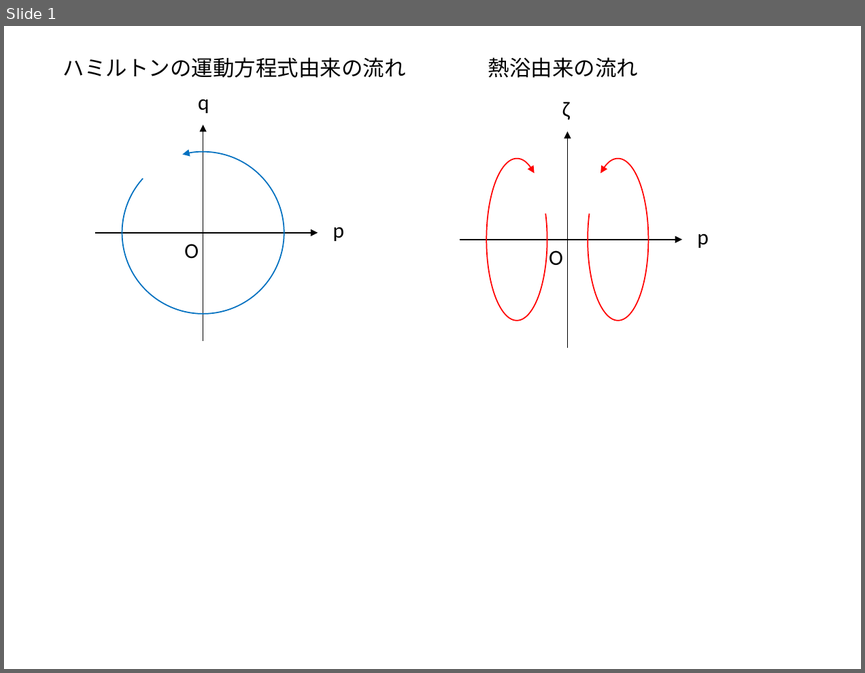
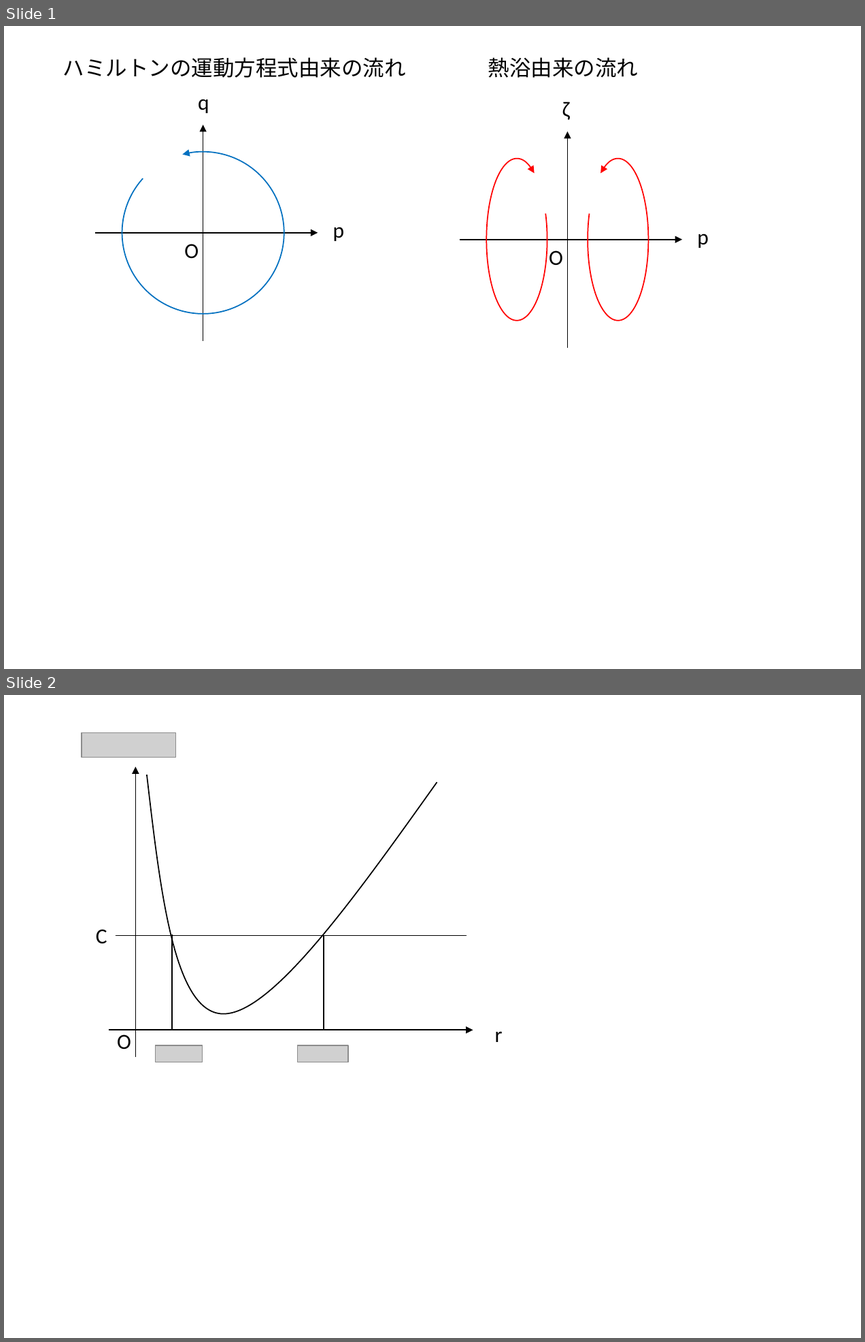
Before and after one commit to kaityo256/md2019, a slide deck: ergodic/fig.pptx. Shown one above the other, each under a label of ours: slide 1 before the commit, slides 1 and 2 after it. The pictures are 865x673 and 865x1342 pixels, drawn with LibreOffice and Linux fonts; fonts in the diff are those of the drawing; grey boxes stand for pictures. Boxes give left, top, right and bottom in pixels: in the first picture for what was removed or moved away, otherwise in the second. Text is boxed around its words. In the diff, an @@ line names an element or a change of style, - is before the commit and + after.

```diff
--- a/ergodic/fig.pptx
+++ b/ergodic/fig.pptx
@@ slide 2 added at (4, 695, 861, 1338), background #FFFFFF @@
@@ picture added at (82, 732, 176, 757) @@
@@ arrow added from (136, 1057) to (136, 767), #000000 1 pt @@
@@ freeform shape added at (147, 775, 438, 1014), outline #000000 1 pt @@
@@ text added at (96, 929, 107, 944), 18 pt, text #000000 @@
+C
@@ line added from (116, 936) to (466, 936), #000000 1 pt @@
@@ line added from (172, 935) to (172, 1029), #000000 1 pt @@
@@ line added from (324, 936) to (324, 1030), #000000 1 pt @@
@@ arrow added from (109, 1030) to (473, 1030), #000000 1 pt @@
@@ text added at (117, 1034, 131, 1049), 18 pt, text #000000 @@
+O
@@ text added at (495, 1031, 502, 1042), 18 pt, text #000000 @@
+r
@@ picture added at (155, 1045, 202, 1062) @@
@@ picture added at (297, 1045, 347, 1062) @@
```
Also in this commit, not shown: 3 other files.
